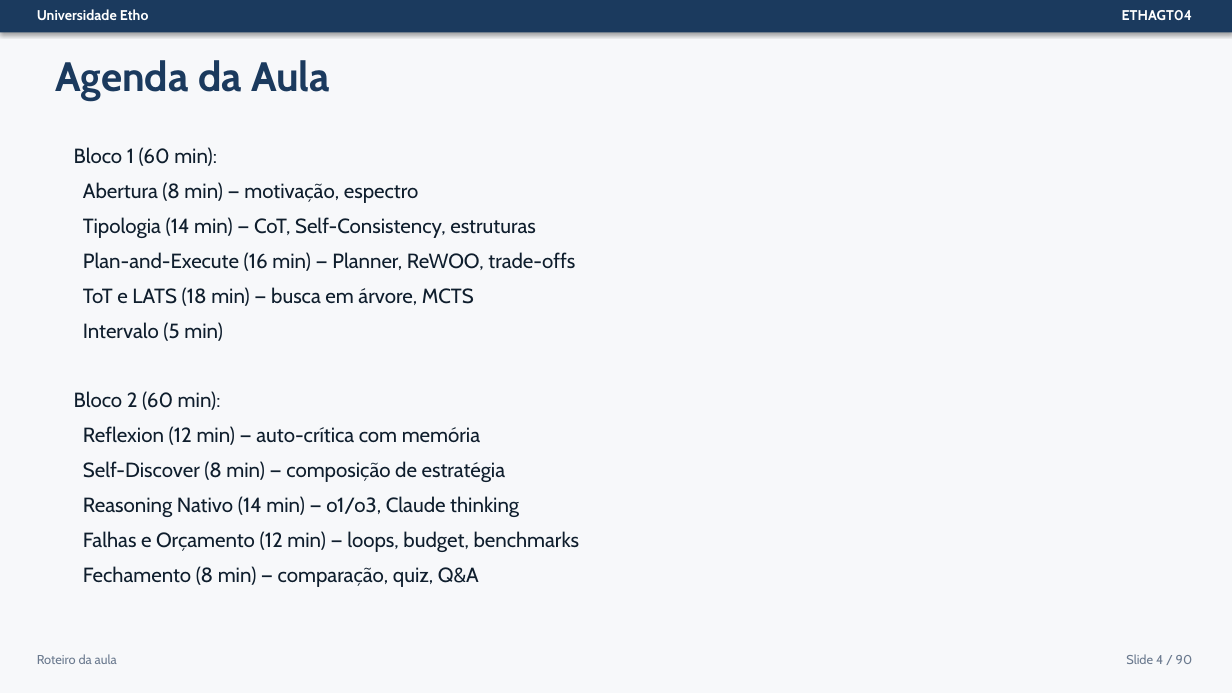
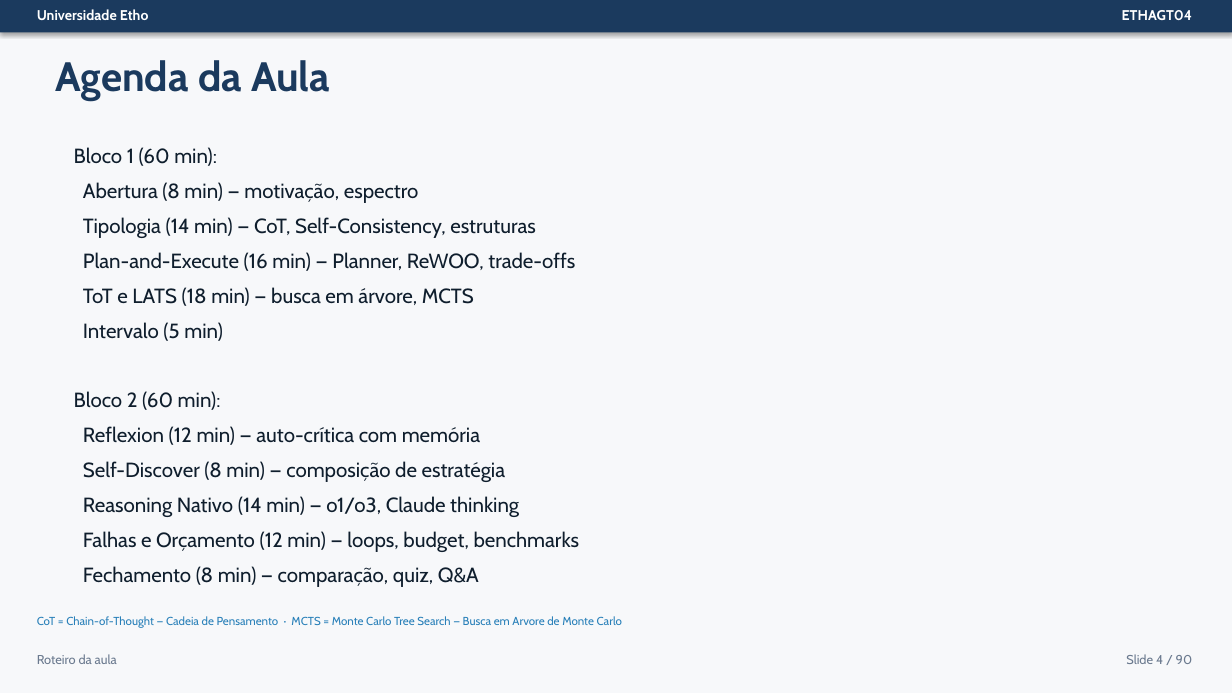
Before and after one commit to Etho-University/especializacao-programacao-agentica, a slide deck: slide 4 of 03-Slides/ETHAGT04/ETHAGT04-Apresentacao.pptx. Drawn at 1232x693 pixels with LibreOffice and Linux fonts; fonts in the diff are those of the drawing. Boxes give left, top, right and bottom in pixels: in the first picture for what was removed or moved away, otherwise in the second. Text is boxed around its words. In the diff, an @@ line names an element or a change of style, - is before the commit and + after.

```diff
--- a/03-Slides/ETHAGT04/ETHAGT04-Apresentacao.pptx
+++ b/03-Slides/ETHAGT04/ETHAGT04-Apresentacao.pptx
@@ text added at (37, 616, 622, 628), 9 pt, text #2980B9 @@
+CoT = Chain-of-Thought — Cadeia de Pensamento · MCTS = Monte Carlo Tree Search — Busca em Arvore de Monte Carlo
```
Also in this commit, not shown: 6 other slides changed, 57 other files.
